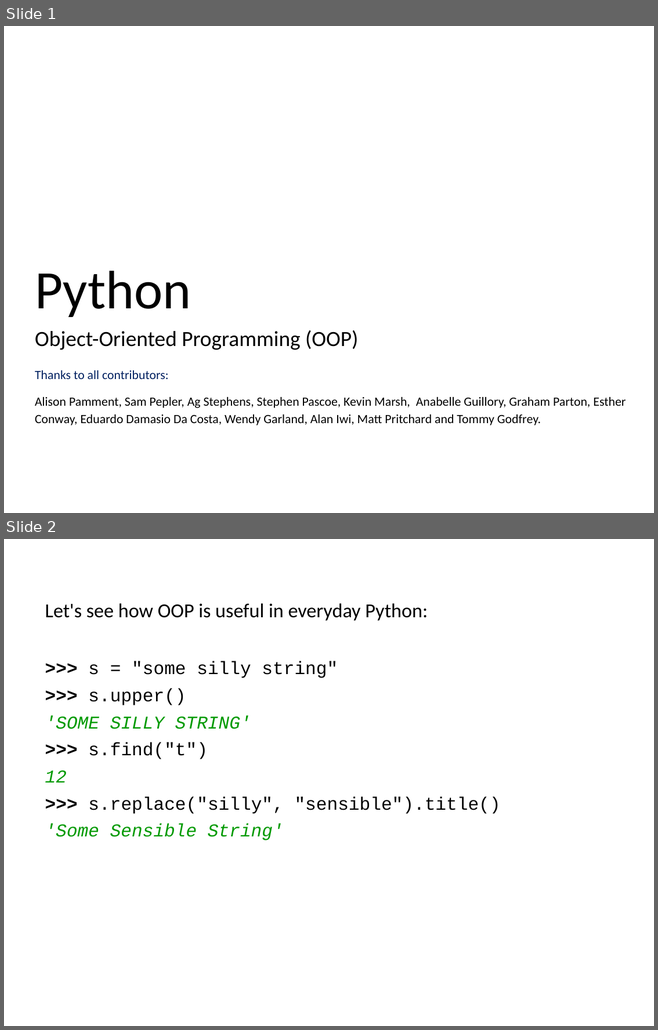
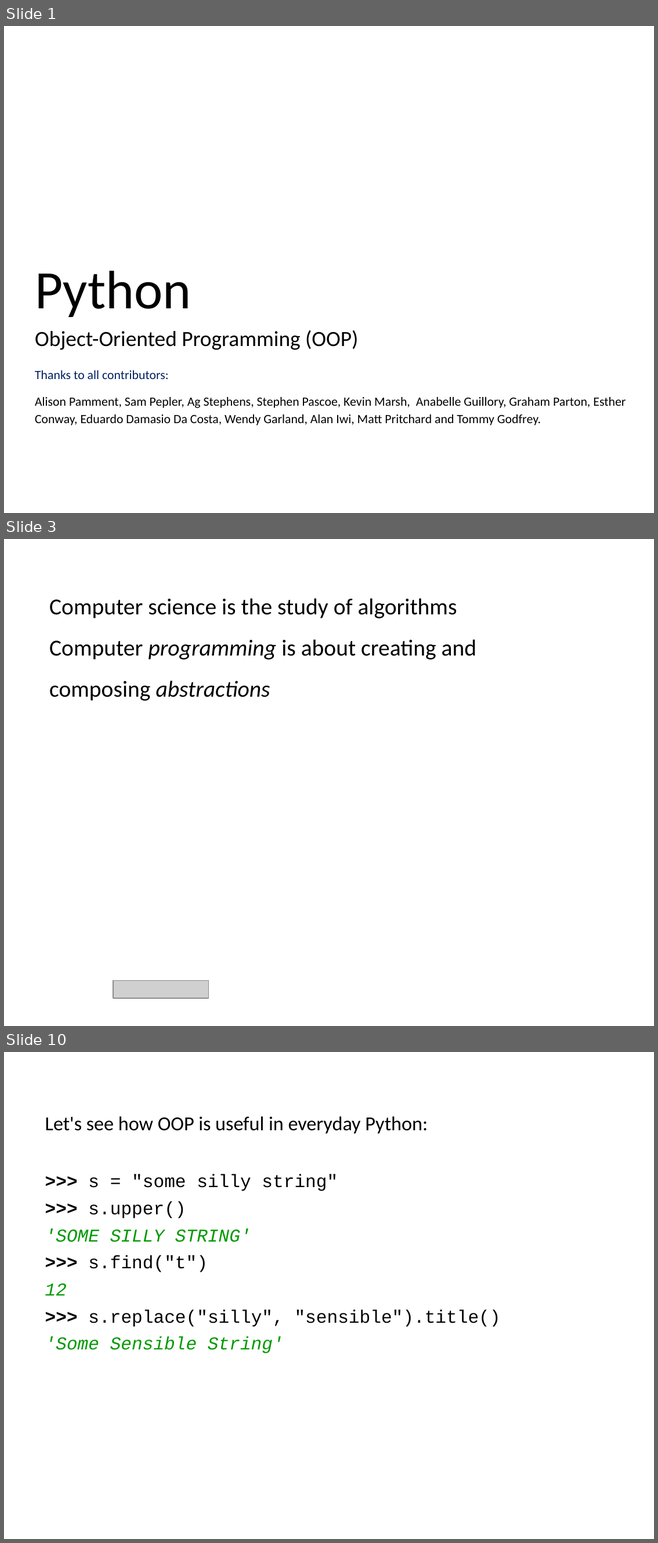
Before and after one commit to ncasuk/ncas-isc, a slide deck: python/presentations/learning_python/22_ceda-oop.pptx. Shown one above the other, each under a label of ours: slides 1 and 2 before the commit, slides 1, 3 and 10 after it; the slides between them are not shown. The pictures are 658x1030 and 658x1543 pixels, drawn with LibreOffice and Linux fonts; fonts in the diff are those of the drawing; grey boxes stand for pictures; background and template pictures are left out. Boxes give left, top, right and bottom in pixels: in the first picture for what was removed or moved away, otherwise in the second. Text is boxed around its words. In the diff, an @@ line names an element or a change of style, - is before the commit and + after.

```diff
--- a/python/presentations/learning_python/22_ceda-oop.pptx
+++ b/python/presentations/learning_python/22_ceda-oop.pptx
@@ slide 3 added at box(4, 539, 654, 1026), background picture (left out) @@
@@ text added at box(49, 598, 476, 701), 25.4 pt, text #000000 @@
+Computer science is the study of algorithms
+Computer programming is about creating and
+composing abstractions
@@ picture added at box(113, 981, 209, 998) @@
@@ what was slide 2 is now slide 10 @@
```
Also in this commit, not shown: 5 slides changed, 26 other slides added, 1 other file.
